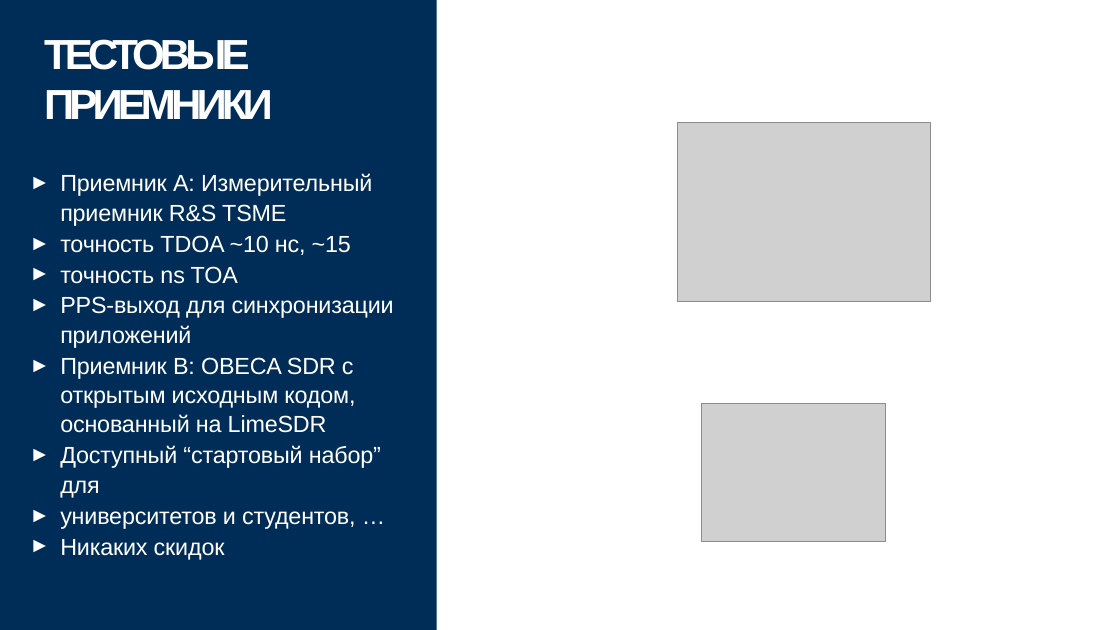
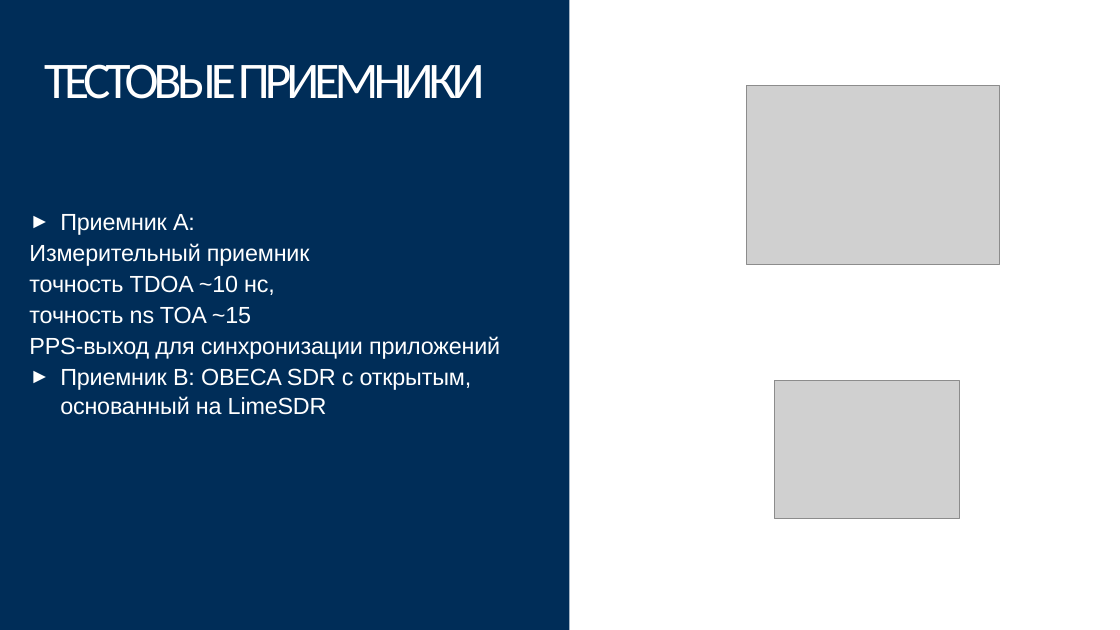
Before and after one commit to SiwaNetwork/QUANTUM, a slide deck: slide 12 of Time-Card/ДОКУМЕНТЫ/МАТЕРИАЛ СТАТЬИ/время 5г тв).pptx (slide 14 before the commit). Drawn at 1120x630 pixels with LibreOffice and Linux fonts; fonts in the diff are those of the drawing; grey boxes stand for pictures. Boxes give left, top, right and bottom in pixels: in the first picture for what was removed or moved away, otherwise in the second. Text is boxed around its words. In the diff, an @@ line names an element or a change of style, - is before the commit and + after.

```diff
--- a/Time-Card/ДОКУМЕНТЫ/МАТЕРИАЛ СТАТЬИ/время 5г тв).pptx
+++ b/Time-Card/ДОКУМЕНТЫ/МАТЕРИАЛ СТАТЬИ/время 5г тв).pptx
@@ freeform shape: place and size @@
-freeform shape at <box>0,0,437,629</box>
+freeform shape at <box>0,0,569,629</box>
@@ title "ТЕСТОВЫЕ ПРИЕМНИКИ": place and size @@
-title "ТЕСТОВЫЕ ПРИЕМНИКИ" at <box>44,39,273,119</box>
+title "ТЕСТОВЫЕ ПРИЕМНИКИ" at <box>44,64,485,99</box>
@@ title "ТЕСТОВЫЕ ПРИЕМНИКИ" at <box>44,64,485,99</box>: size 27 to 33 pt, font Arial to Calibri, bold off; vertical alignment top to middle @@
@@ picture: place and size @@
-picture at <box>678,122,931,301</box>
+picture at <box>747,85,1000,264</box>
@@ text "Приемник A:": place and size @@
-text "Приемник A:" at <box>60,173,394,560</box>
+text "Приемник A:" at <box>29,214,500,415</box>
@@ text at <box>29,214,310,324</box>: text changed @@
-► Приемник A: Измерительный приемник R&S TSME
-► точность TDOA ~10 нс, ~15
-► точность ns TOA
+► Приемник A:
+Измерительный приемник
+точность TDOA ~10 нс,
+точность ns TOA ~15
@@ text at <box>29,336,500,359</box>: bullet ► to none @@
@@ text at <box>60,368,472,415</box>: text changed @@
-► Приемник B: OBECA SDR с открытым исходным кодом, основанный на LimeSDR
-► Доступный “стартовый набор” для
-► университетов и студентов, …
-► Никаких скидок
+► Приемник B: OBECA SDR с открытым, основанный на LimeSDR
@@ picture: place and size @@
-picture at <box>701,403,886,542</box>
+picture at <box>775,381,960,520</box>
```
Also in this commit, not shown: 15 other slides changed, 1 slide added, 17 slides removed, 1 other file.
